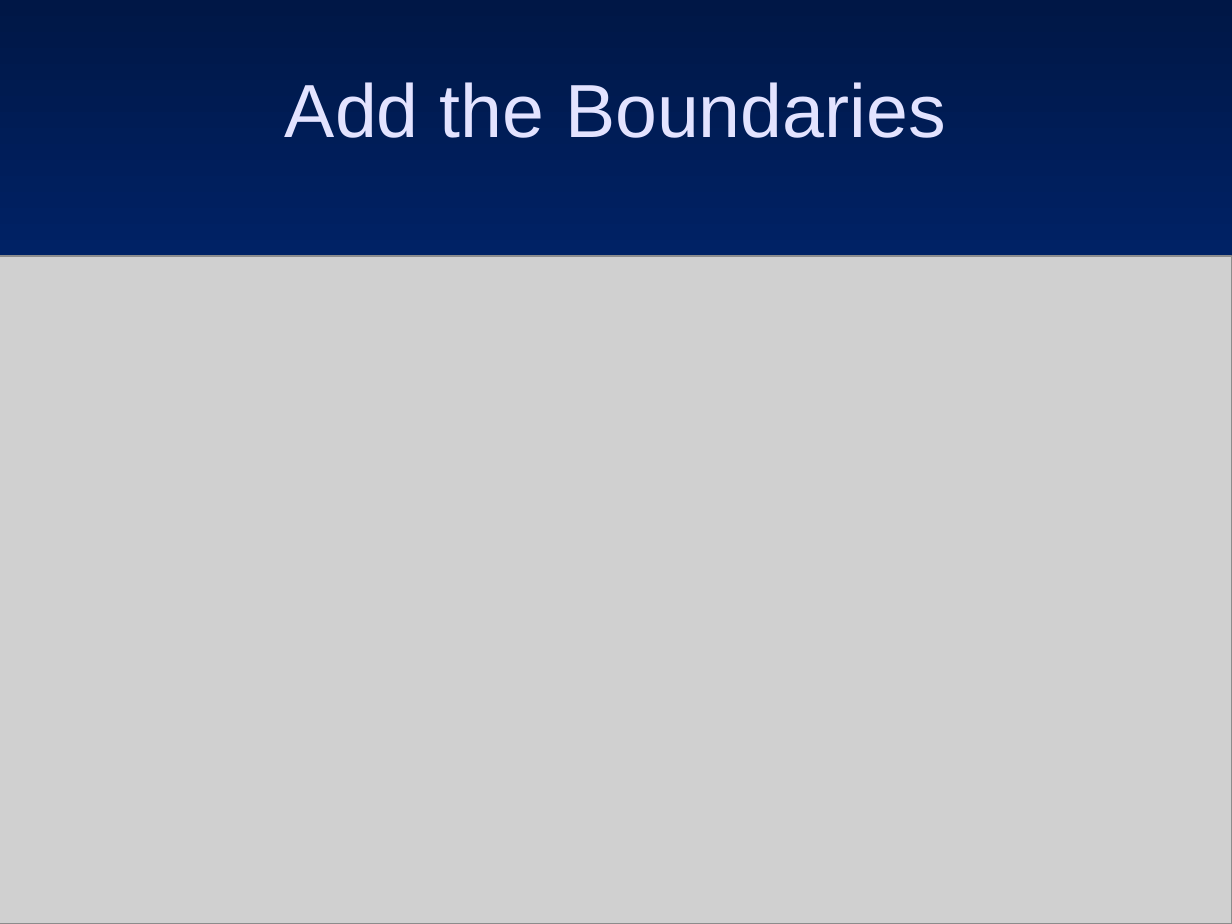
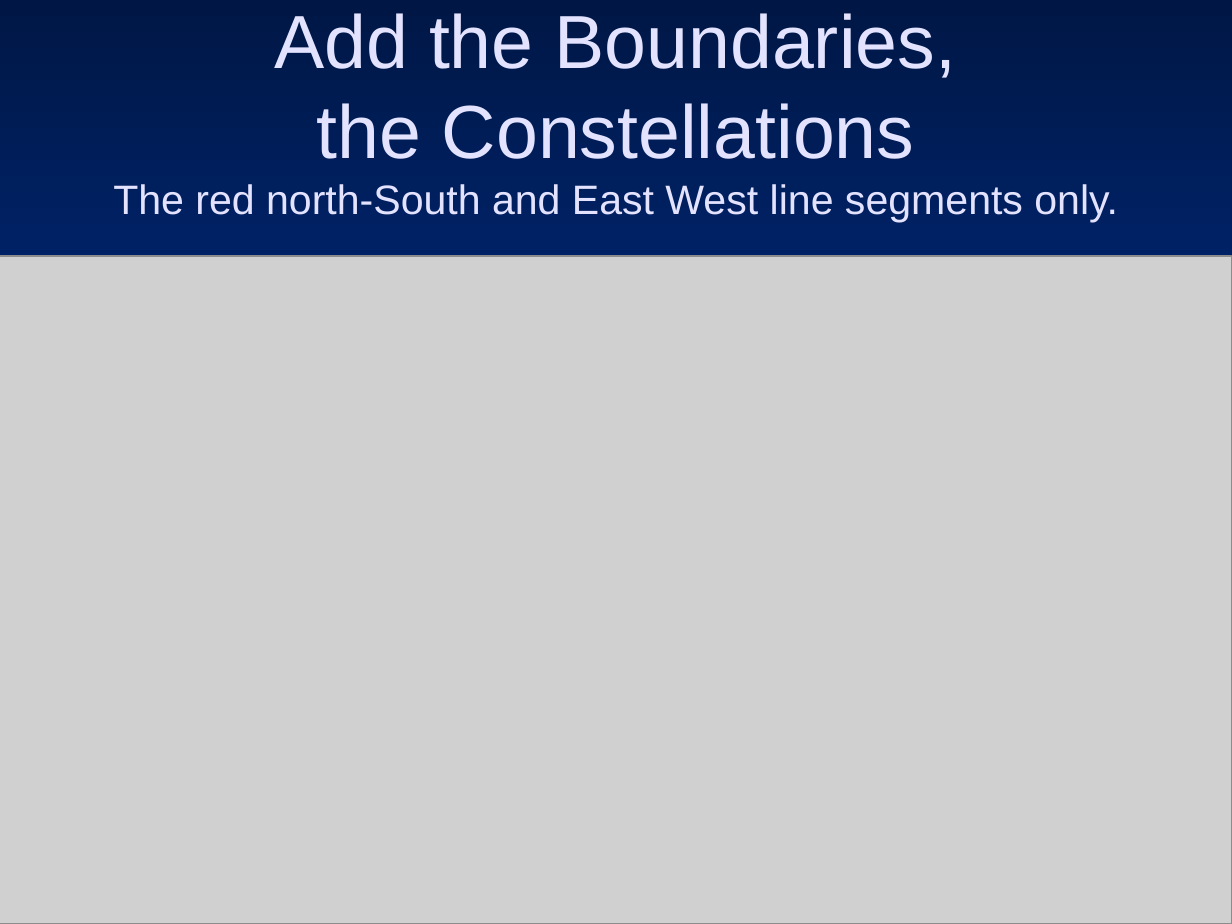
Before and after one commit to ForrestErickson/Asterisms_and_Constelations, a slide deck: slide 9 of Asterisms_and_Constelations.ppt (slide 8 before the commit). Drawn at 1232x924 pixels with LibreOffice and Linux fonts; fonts in the diff are those of the drawing; grey boxes stand for pictures. Boxes give left, top, right and bottom in pixels: in the first picture for what was removed or moved away, otherwise in the second. Text is boxed around its words. In the diff, an @@ line names an element or a change of style, - is before the commit and + after.

```diff
--- a/Asterisms_and_Constelations.ppt
+++ b/Asterisms_and_Constelations.ppt
@@ freeform shape at <box>0,0,1231,657</box>: outline redrawn @@
@@ title at <box>113,13,1118,222</box>: text changed; size 44 to 24 pt @@
-Add the Boundaries
+Add the Boundaries,
+the Constellations
+The red north-South and East West line segments only.
```
Also in this commit, not shown: 15 other slides changed, 2 slides added, 1 other file.
